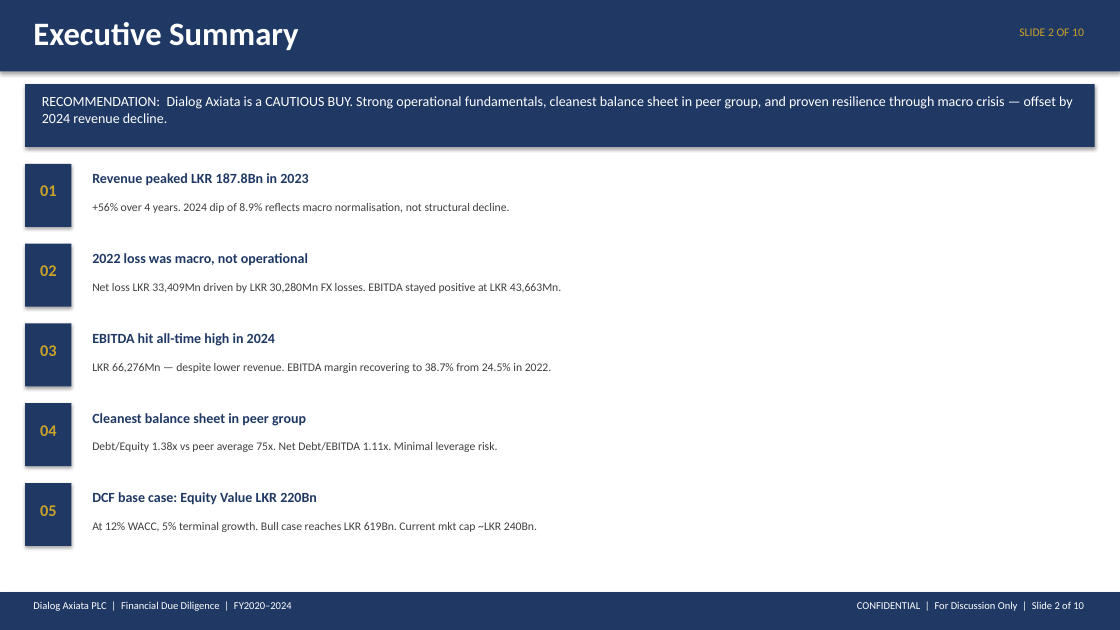
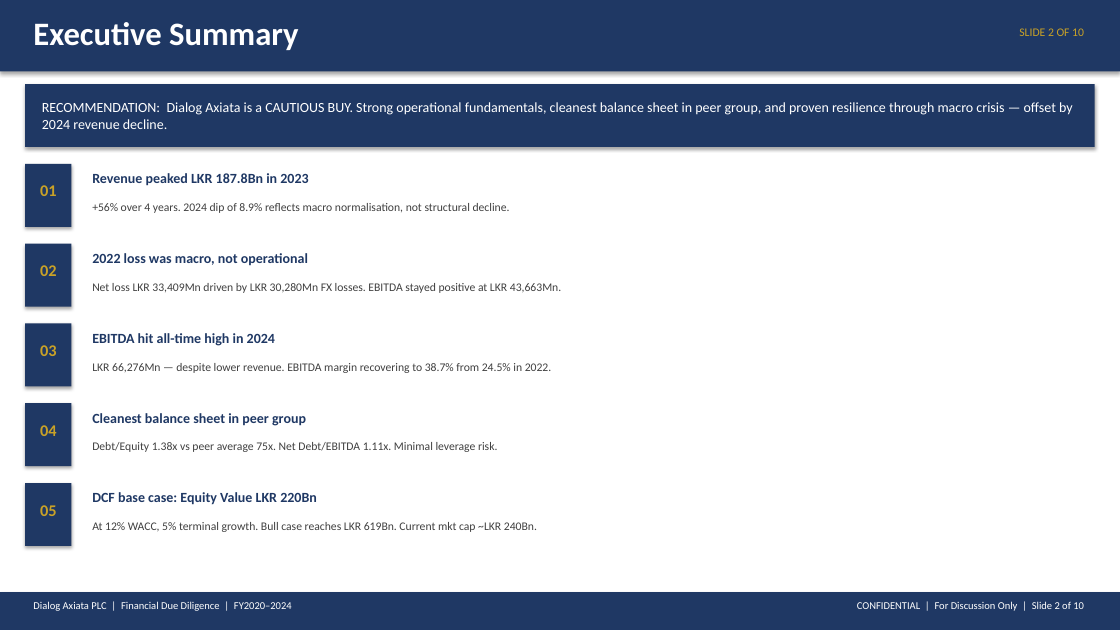
Before and after one commit to kavigamage-da/dialog-axiata-due-diligence, a slide deck: slide 2 of report/Dialog_Axiata_Due_Diligence_FINAL.pptx. Drawn at 1120x630 pixels with LibreOffice and Linux fonts; fonts in the diff are those of the drawing. Boxes give left, top, right and bottom in pixels: in the first picture for what was removed or moved away, otherwise in the second. Text is boxed around its words. In the diff, an @@ line names an element or a change of style, - is before the commit and + after.

Commit message:
Fix layout issues in slides 2, 4, 8 — text overflow and table clipping

```diff
--- a/report/Dialog_Axiata_Due_Diligence_FINAL.pptx
+++ b/report/Dialog_Axiata_Due_Diligence_FINAL.pptx
@@ text "RECOMMENDATION: Dialog Axiata is a ..." at [42, 102, 1073, 129]: vertical alignment top to middle @@
```
Also in this commit, not shown: 1 other slide changed.
